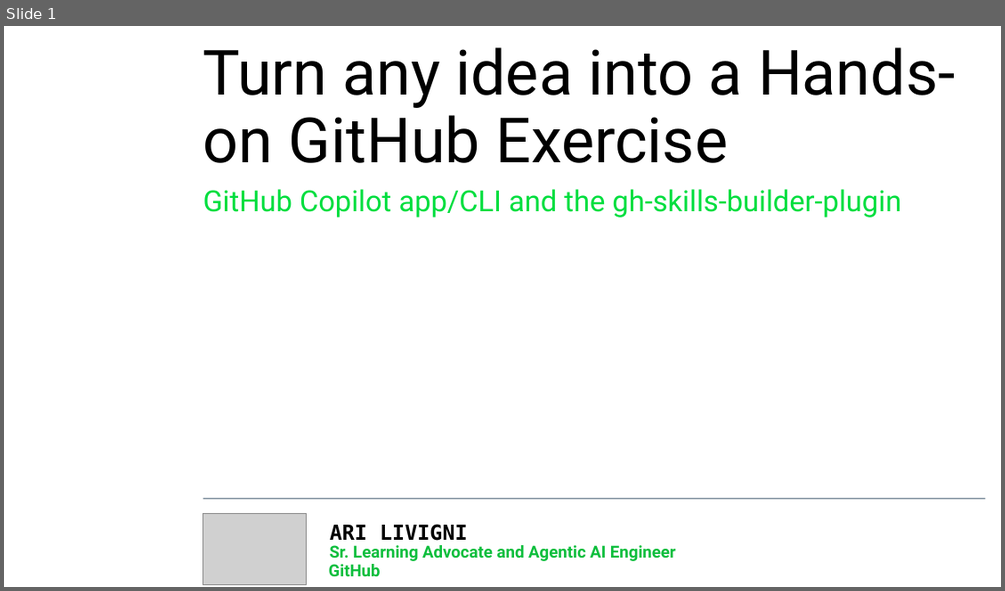
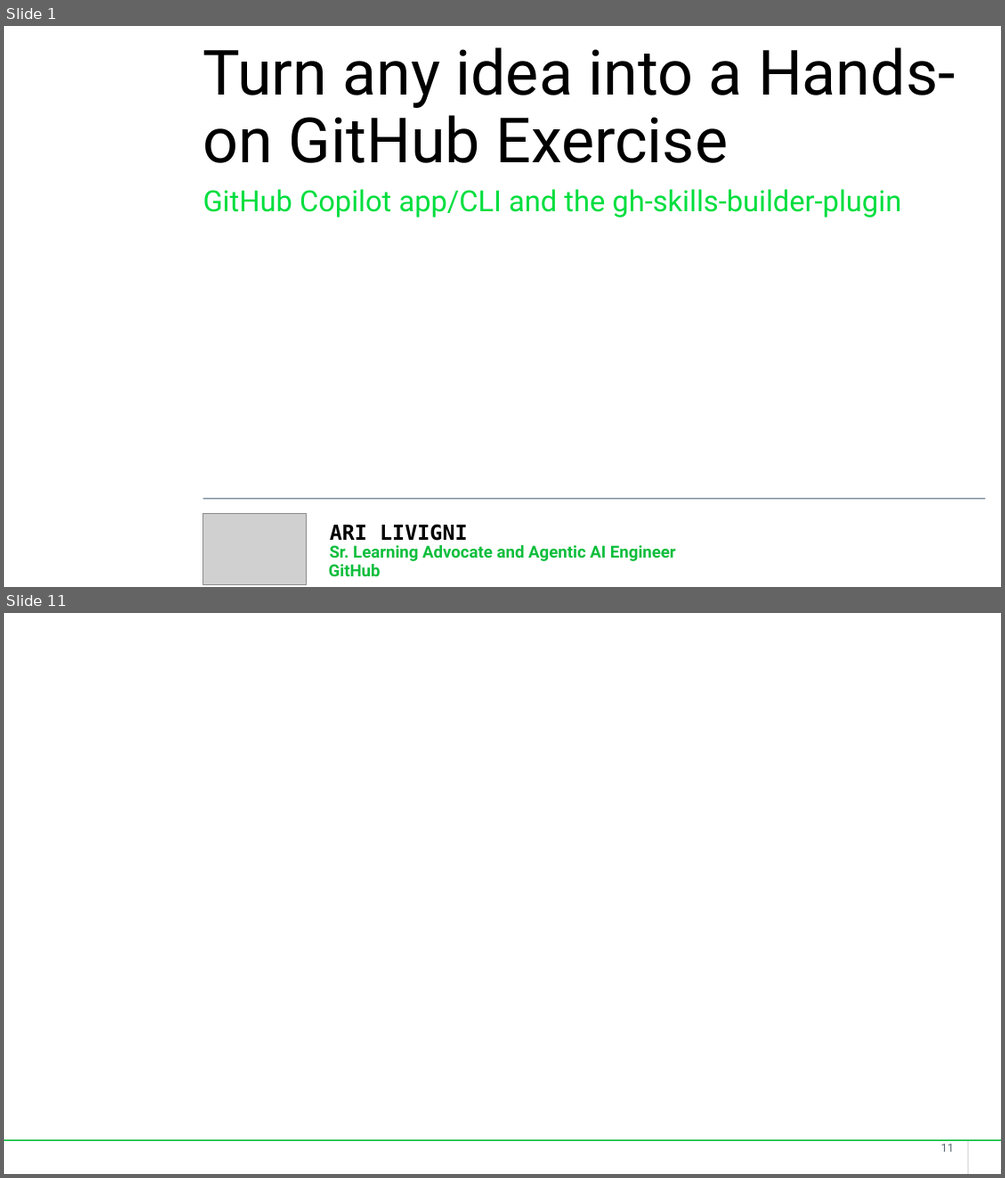
Before and after one commit to arilivigni/gh-skills-builder-workshop, a slide deck: gh-skills-builder-workshop-light.pptx. Shown one above the other, each under a label of ours: slide 1 before the commit, slides 1 and 11 after it; the slides between them are not shown. The pictures are 1005x591 and 1005x1178 pixels, drawn with LibreOffice and Linux fonts; fonts in the diff are those of the drawing; grey boxes stand for pictures; background and template pictures are left out. Boxes give left, top, right and bottom in pixels: in the first picture for what was removed or moved away, otherwise in the second. Text is boxed around its words. In the diff, an @@ line names an element or a change of style, - is before the commit and + after.

```diff
--- a/gh-skills-builder-workshop-light.pptx
+++ b/gh-skills-builder-workshop-light.pptx
@@ slide 11 added at [4, 613, 1001, 1174], background picture (left out) @@
@@ rectangle added at [4, 1140, 1001, 1141], fill #0EBE3D @@
@@ text added at [941, 1143, 954, 1151], 11 pt, text #5C6A75 @@
+11
@@ rectangle added at [967, 1141, 968, 1174], fill #B0BAC3 @@
```
Also in this commit, not shown: 10 slides changed, 2 other slides added, 3 slides removed, 7 other files.
